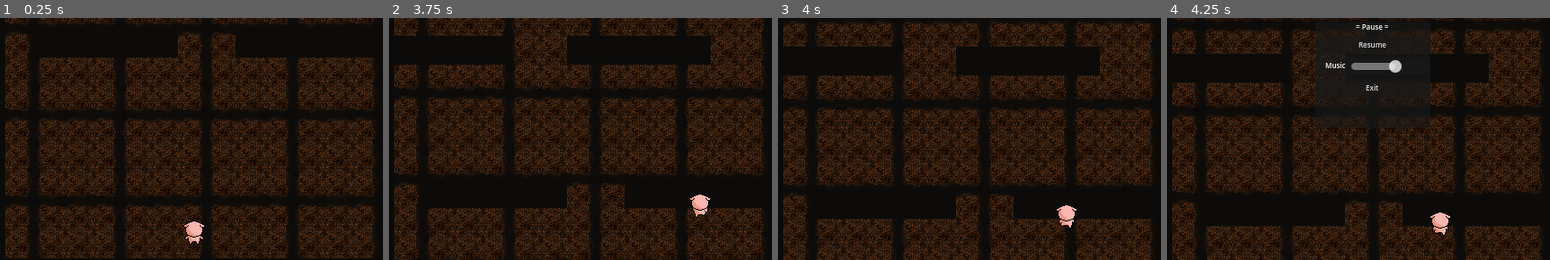
Above: before the commit, frames 1-4 (left to right).
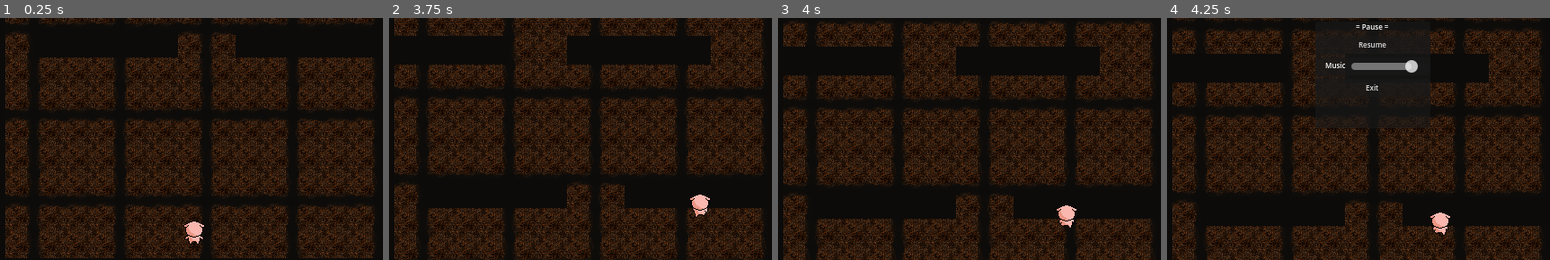
Above: after the commit, the same moments.

Repository: TLUHK-RIF22/multimeediumi_praktika_Ryhm_1
Game: Godot game, scene res://Levels/Spikes/Spikes.tscn
The game is run twice, just before and just after one commit, with the same random seed, the same clock (stepped at 60 frames per second) and the same inputs. This scene is started directly instead of the project's main scene.
Inputs:
- Up to frame 1 (0.25 s): no input
- Up to frame 2 (3.75 s): tap Enter (ui_accept) at 0.5, 0.77, 1.52, 3.02 s; hold Right (ui_right) 0.53-1.28 s; hold Down (ui_down) 1.28-2.03 s; hold Right (ui_right) 2.03-2.78 s; hold Up (ui_up) 2.78-3.53 s; hold Left (ui_left) from 3.53 s (still down)
- Up to frame 3 (4 s): keep holding Left (ui_left); tap Enter (ui_accept) at 3.77 s
- Up to frame 4 (4.25 s): keep holding Left (ui_left); tap Escape (ui_cancel) at 4.15 s

Frames 1-3 are identical in both runs. In frame 4, 0.3% of the frame differs, in the area x 57-66%, y 17-23%.

Commit message:
Audio script
Kui AudioStreamPlayer lisada stseenile, siis sellele saab lisada res://Audio/AudioStreamPlayer.gd
See määrab Playeril Volume dB vastavalt Global muutujale, mida on võimalik Settings menu ja Pause menu kaudu muuta

Diff:
--- /dev/null
+++ b/Meedia/Gamedev/Piggy/Audio/AudioStreamPlayer.gd
@@ -0,0 +1,5 @@
+extends AudioStreamPlayer
+
+func _process(_delta):
+
+	%AudioStreamPlayer.set_volume_db(Global.audioLevel)
--- a/Meedia/Gamedev/Piggy/Levels/Spikes/Spikes.tscn
+++ b/Meedia/Gamedev/Piggy/Levels/Spikes/Spikes.tscn
@@ -6,6 +6,7 @@
 [ext_resource type="AudioStream" uid="uid://e8gdro5q81mg" path="res://Audio/müstiline taust cduurpuukuur.mp3" id="5_gcccy"]
 [ext_resource type="PackedScene" uid="uid://bnpy81qqv4kht" path="res://Charecters/Siga/Scenes/player_spikes.tscn" id="5_xp57m"]
 [ext_resource type="PackedScene" uid="uid://b15owbn0t1vak" path="res://LevelHoping/Gate2.tscn" id="6_eq840"]
+[ext_resource type="Script" path="res://Audio/AudioStreamPlayer.gd" id="6_wherr"]
 
 [node name="Spikes" type="Node2D"]
 script = ExtResource("1_1eoqm")
@@ -25,8 +26,10 @@
 visible = false
 
 [node name="AudioStreamPlayer" type="AudioStreamPlayer" parent="."]
+unique_name_in_owner = true
 stream = ExtResource("5_gcccy")
 autoplay = true
+script = ExtResource("6_wherr")
 
 [node name="LevelB2" parent="." instance=ExtResource("6_eq840")]
 position = Vector2(240, 295)
--- a/Meedia/Gamedev/Piggy/UI/PausMenu/paus_menu.tscn
+++ b/Meedia/Gamedev/Piggy/UI/PausMenu/paus_menu.tscn
@@ -78,14 +78,14 @@
 offset_top = -1.0
 offset_right = 114.0
 offset_bottom = 15.0
-min_value = -30.0
-max_value = 20.0
+min_value = -60.0
+max_value = 10.0
 
 [node name="AudioStreamPlayer" type="AudioStreamPlayer" parent="Panel/VBoxContainer/MusicButton/Music"]
 unique_name_in_owner = true
 process_mode = 2
 stream = ExtResource("3_7onch")
-volume_db = 5.536
+volume_db = 10.312
 autoplay = true
 
 [node name="Settings" type="Button" parent="Panel/VBoxContainer"]
Not shown: 1 places in Meedia/Gamedev/Piggy/Levels/Spikes/Spikes.tscn that only renumber resources
